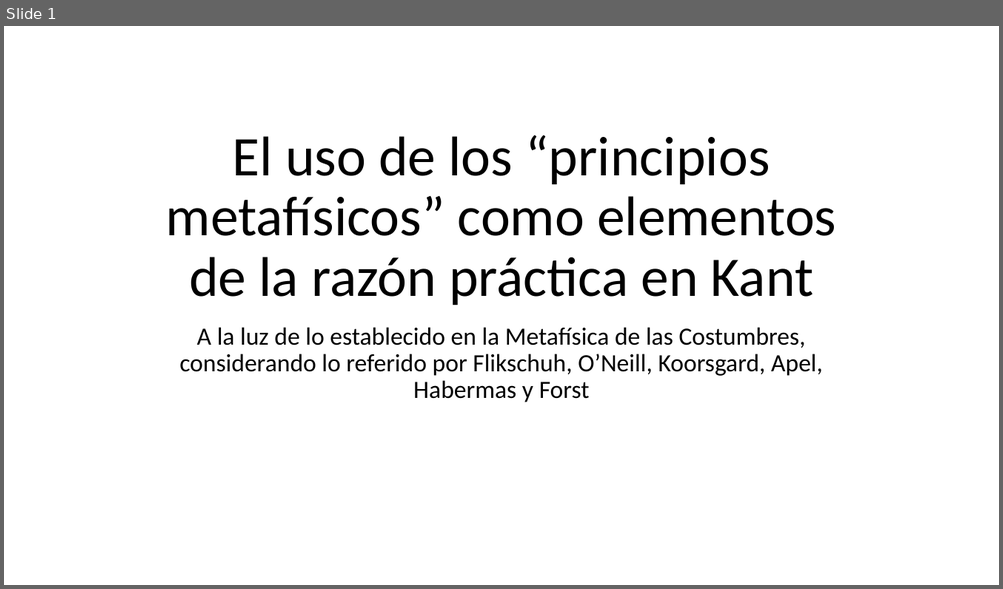
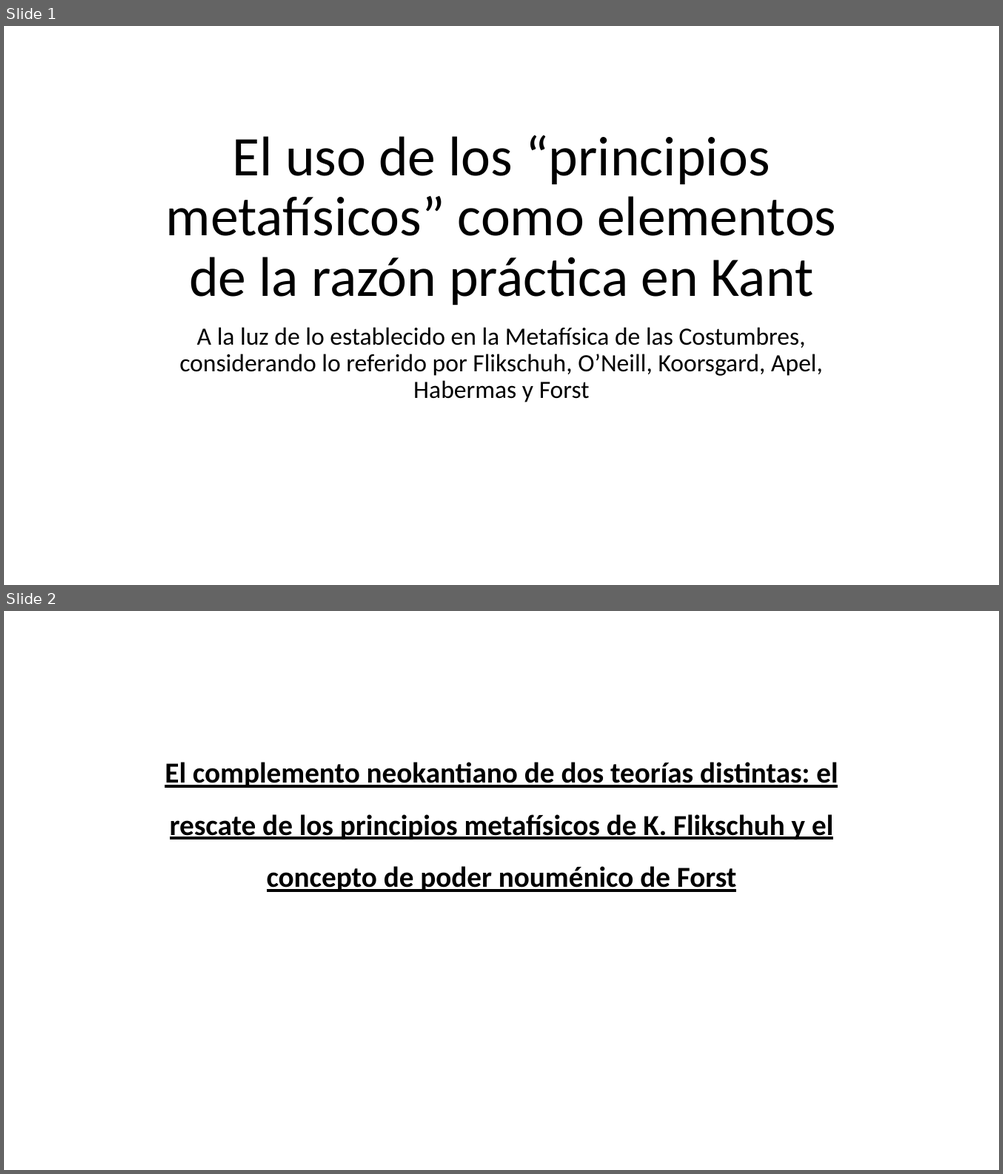
Before and after one commit to zaboltar/ArchaeologyJourney, a slide deck: DigSite/New Arcaism/uarm 2024 2/relatoria ensayo.pptx. Shown one above the other, each under a label of ours: slide 1 before the commit, slides 1 and 2 after it. The pictures are 1003x589 and 1003x1174 pixels, drawn with LibreOffice and Linux fonts; fonts in the diff are those of the drawing. Boxes give left, top, right and bottom in pixels: in the first picture for what was removed or moved away, otherwise in the second. Text is boxed around its words. In the diff, an @@ line names an element or a change of style, - is before the commit and + after.

```diff
--- a/DigSite/New Arcaism/uarm 2024 2/relatoria ensayo.pptx
+++ b/DigSite/New Arcaism/uarm 2024 2/relatoria ensayo.pptx
@@ slide 2 added at box(4, 611, 999, 1170), background #FFFFFF @@
@@ title added at box(165, 762, 837, 892), 28 pt, text #000000, bold, underline @@
+El complemento neokantiano de dos teorías distintas: el rescate de los principios metafísicos de K. Flikschuh y el concepto de poder nouménico de Forst
```
Also in this commit, not shown: 31 other files.
